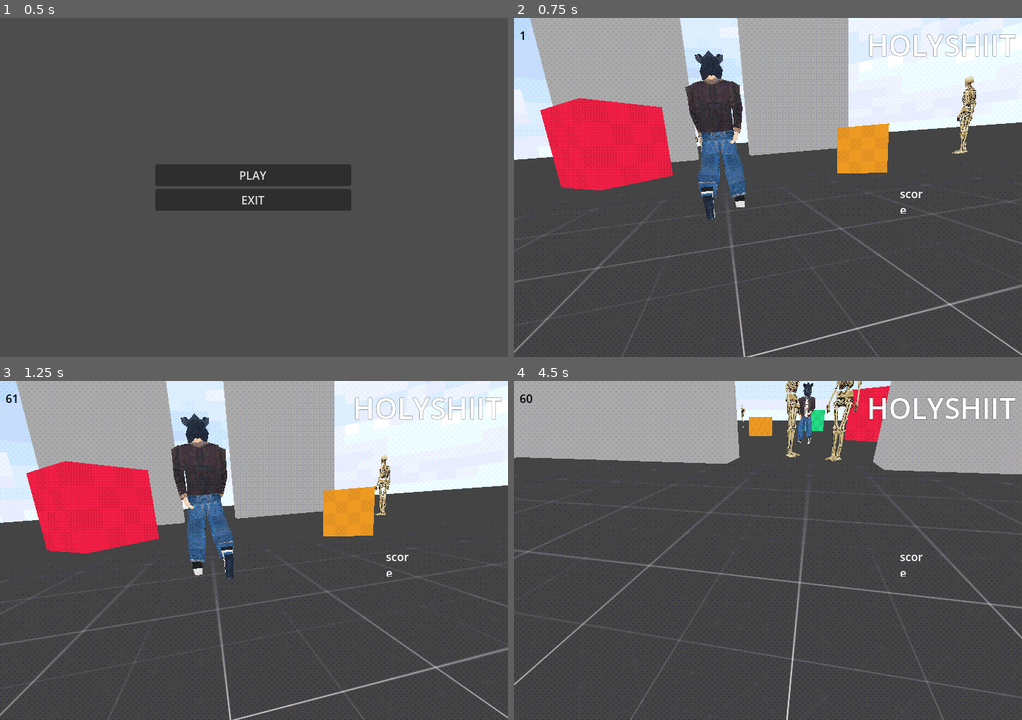
Above: before the commit, frames 1-4 (two rows, left to right).
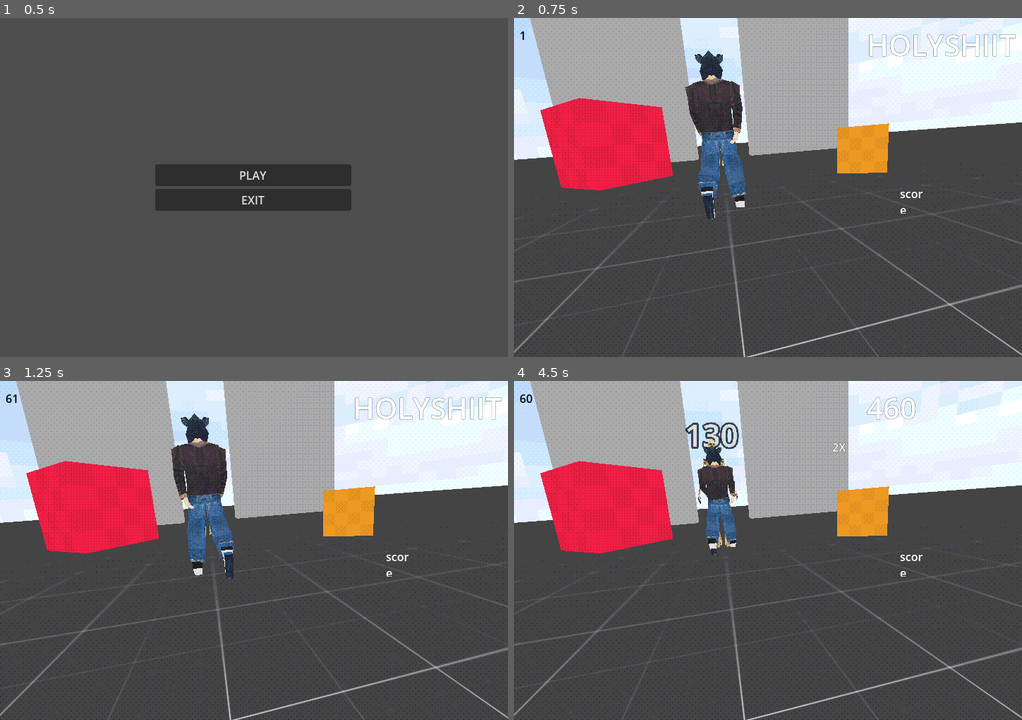
Above: after the commit, the same moments.

Repository: bluebanana21/boar-man
Game: Godot game, scene res://scenes/World/main_menu.tscn
The game is run twice, just before and just after one commit, with the same random seed, the same clock (stepped at 60 frames per second) and the same inputs.
Inputs (mouse positions are in pixels of both pictures, inside the frame that each line leads up to):
- Up to frame 1 (0.5 s): no input
- Up to frame 2 (0.75 s): click "PLAY" at 0.5 s
- Up to frame 3 (1.25 s): no input
- Up to frame 4 (4.5 s): move the mouse to (798, 550) at 1.27 s; press the mouse at (798, 550) at 1.28 s; hold W (forward) from 1.28 s (still down); move the mouse to (742, 550) at 2.02 s; release the mouse at (742, 550) at 2.03 s; click (742, 550) at 2.1 s; move the mouse to (778, 543) at 2.77 s; press the mouse at (778, 543) at 2.78 s; move the mouse to (762, 557) at 3.52 s; release the mouse at (762, 557) at 3.53 s; click (762, 557) at 3.6 s; move the mouse to (803, 553) at 4.27 s; press the mouse at (803, 553) at 4.28 s

Frame 1 is identical in both runs. In frame 2, 0.5% of the frame differs, in the area x 35-91%, y 17-44%; in frame 3, 0.3%; in frame 4, 36%, in the area x 0-100%, y 0-100%.
Error after the commit: Invalid call. Nonexistent function 'hit' in base 'CharacterBody3D (TankPlayer)'. (res://scripts/victim/States/victim_violent.gd:53)

Commit message:
update:enemy stops when transitioning between violent and dead states

Diff:
--- a/scenes/Victim/victim.tscn
+++ b/scenes/Victim/victim.tscn
@@ -1414,7 +1414,7 @@
 
 [node name="StateMachine" type="Node" parent="." node_paths=PackedStringArray("initial_state")]
 script = ExtResource("4_5jyms")
-initial_state = NodePath("VictimIdle")
+initial_state = NodePath("VictimViolent")
 
 [node name="VictimIdle" type="Node3D" parent="StateMachine" node_paths=PackedStringArray("victim")]
 transform = Transform3D(1, 0, 0, 0, 1, 0, 0, 0, 1, 0, 1.615, 0)
@@ -1431,9 +1431,10 @@
 script = ExtResource("5_a6jay")
 victim = NodePath("../..")
 
-[node name="VictimDead" type="Node3D" parent="StateMachine"]
+[node name="VictimDead" type="Node3D" parent="StateMachine" node_paths=PackedStringArray("victim")]
 transform = Transform3D(1, 0, 0, 0, 1, 0, 0, -4.62812e-29, 1, 0, 1.615, 4.62812e-29)
 script = ExtResource("6_fn26f")
+victim = NodePath("../..")
 
 [node name="AnimationTree" type="AnimationTree" parent="."]
 root_node = NodePath("../Punching-skeleton")
--- a/scenes/World/world.tscn
+++ b/scenes/World/world.tscn
@@ -300,18 +300,6 @@
 [node name="victim" parent="SubViewportContainer/SubViewport/Victims" instance=ExtResource("14_cu2co")]
 transform = Transform3D(1, 0, 0, 0, 1, 0, 0, 0, 1, 0, 1, -5.68125)
 
-[node name="Victim" parent="SubViewportContainer/SubViewport/Victims" instance=ExtResource("14_cu2co")]
-transform = Transform3D(1, 0, 0, 0, 1, 0, 0, 0, 1, 7.19968, 1, -2.05111)
-
-[node name="Victim2" parent="SubViewportContainer/SubViewport/Victims" instance=ExtResource("14_cu2co")]
-transform = Transform3D(1, 0, 0, 0, 1, 0, 0, 0, 1, -7.22686, 1, 0)
-
-[node name="Victim3" parent="SubViewportContainer/SubViewport/Victims" instance=ExtResource("14_cu2co")]
-transform = Transform3D(1, 0, 0, 0, 1, 0, 0, 0, 1, -5.04037, 1, 4.59626)
-
-[node name="Victim6" parent="SubViewportContainer/SubViewport/Victims" instance=ExtResource("14_cu2co")]
-transform = Transform3D(1, 0, 0, 0, 1, 0, 0, 0, 1, -10.0492, 1, 4.59626)
-
 [node name="PlayerFPS" parent="SubViewportContainer/SubViewport" instance=ExtResource("14_r50cy")]
 transform = Transform3D(1, 0, 0, 0, 1, 0, 0, 0, 1, 0, 0.673, 0)
 
--- a/scripts/states/victim_state.gd
+++ b/scripts/states/victim_state.gd
@@ -3,6 +3,7 @@
 
 
 @export var player_path: NodePath = "/root/World/SubViewportContainer/SubViewport/PlayerFPS"
+
 @onready var player = get_node(player_path)
 
 var victim_health:= 50
--- a/scripts/victim/States/victim_dead.gd
+++ b/scripts/victim/States/victim_dead.gd
@@ -1,9 +1,11 @@
 extends VictimState
 class_name VictimDead
 
+@export var victim:CharacterBody3D
 
 func Enter():
-	print("victim is dead")
+	victim.velocity = Vector3.ZERO
+	pass
 
 
 func Update(delta: float):
--- a/scripts/victim/States/victim_scared.gd
+++ b/scripts/victim/States/victim_scared.gd
@@ -10,7 +10,7 @@
 const speed: float = 250.0
 
 func Enter():
-	punching_skeleton.rotation.y = deg_to_rad(180)
+	pass
 
 
 func Update(delta: float):
--- a/scripts/victim/States/victim_violent.gd
+++ b/scripts/victim/States/victim_violent.gd
@@ -5,11 +5,12 @@
 @onready var punching_skeleton: Node3D = $"../../Punching-skeleton"
 @onready var nav_agent: NavigationAgent3D = $"../../NavigationAgent3D"
 @onready var animation_tree: AnimationTree = $"../../AnimationTree"
+@onready var model_animation: AnimationPlayer = $"../../Punching-skeleton/ModelAnimation"
 
 @export var victim:CharacterBody3D
 
 const rotation_speed : float = TAU * 300
-const move_speed: float = 550.0
+var move_speed: float = 550.0
 const attack_range:float = 1.5
 
 
@@ -18,6 +19,7 @@
 #Rotates the skeleton model 180 degrees, because if you
 #dont rotate it will face the wrong direction
 func Enter():
+	print("transition to violent state")
 	print(player)
 
 
@@ -75,5 +77,6 @@
 
 
 func _on_victim_health_depleted() -> void:
+	nav_agent.set_velocity(Vector3.ZERO)
 	print("transitioned from " + self.to_string() + " to death state")
 	Transitioned.emit(self, "VictimDead")
